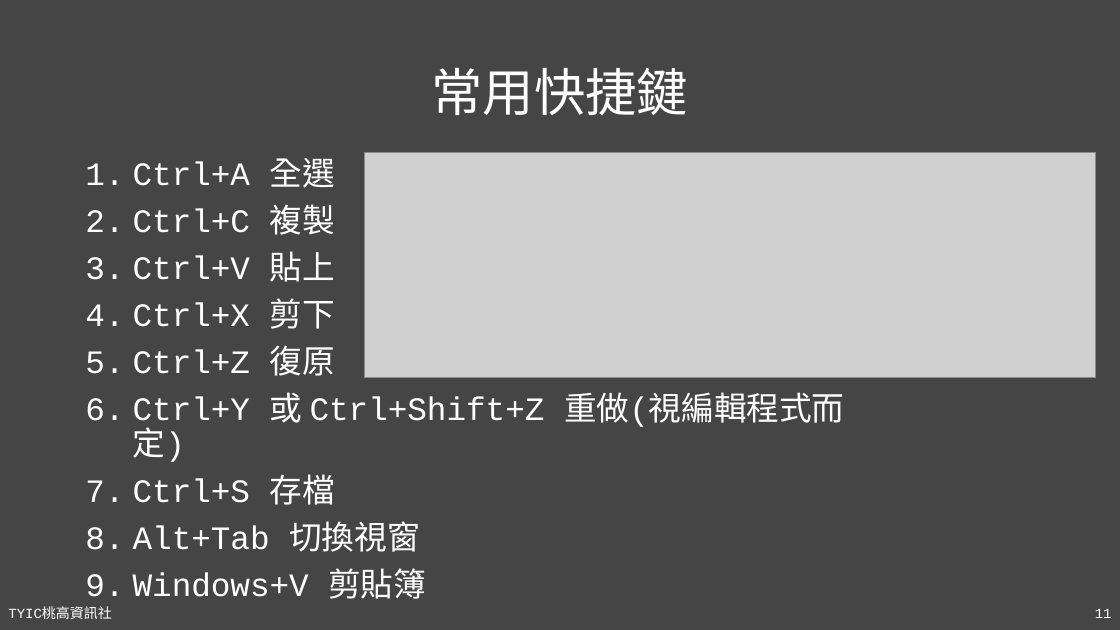
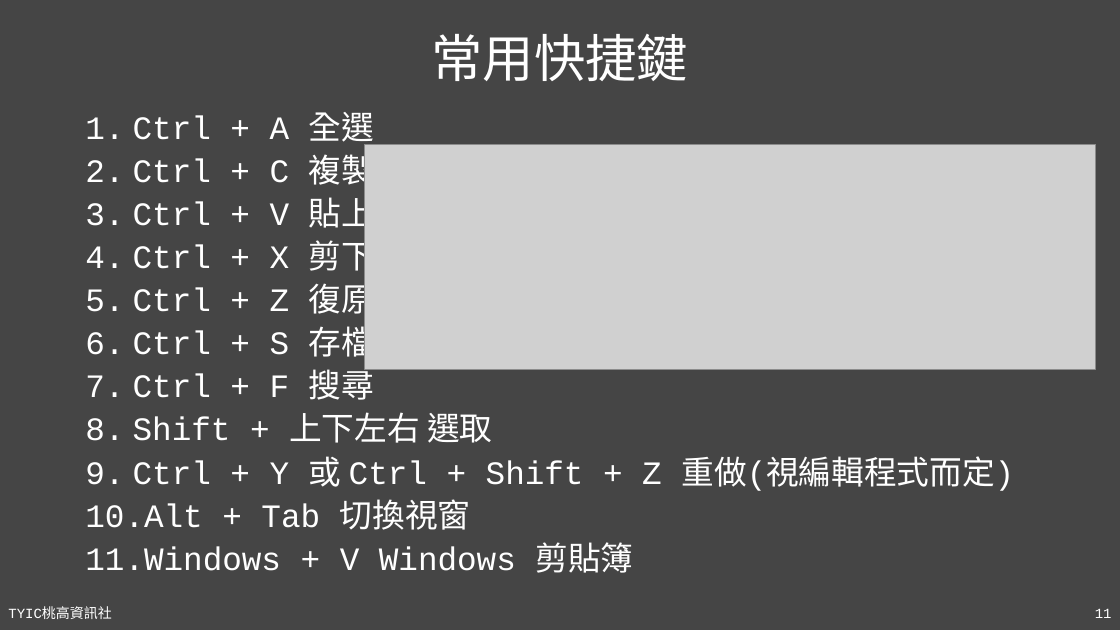
Before and after one commit to TYSHIC/slides, a slide deck: slide 11 of powerpoint/03_編輯器與第一個 Java 程式.pptx. Drawn at 1120x630 pixels with LibreOffice and Linux fonts; fonts in the diff are those of the drawing; grey boxes stand for pictures; background and template pictures are left out. Boxes give left, top, right and bottom in pixels: in the first picture for what was removed or moved away, otherwise in the second. Text is boxed around its words. In the diff, an @@ line names an element or a change of style, - is before the commit and + after.

```diff
--- a/powerpoint/03_編輯器與第一個 Java 程式.pptx
+++ b/powerpoint/03_編輯器與第一個 Java 程式.pptx
@@ title "常用快捷鍵": place and size @@
-title "常用快捷鍵" at <box>432,68,689,115</box>
+title "常用快捷鍵" at <box>432,34,689,81</box>
@@ text at <box>85,112,1015,573</box>: text changed @@
-1. Ctrl+A 全選
-2. Ctrl+C 複製
-3. Ctrl+V 貼上
-4. Ctrl+X 剪下
-5. Ctrl+Z 復原
-6. Ctrl+Y 或 Ctrl+Shift+Z 重做(視編輯程式而定)
-7. Ctrl+S 存檔
-8. Alt+Tab 切換視窗
-9. Windows+V 剪貼簿
+1. Ctrl + A 全選
+2. Ctrl + C 複製
+3. Ctrl + V 貼上
+4. Ctrl + X 剪下
+5. Ctrl + Z 復原
+6. Ctrl + S 存檔
+7. Ctrl + F 搜尋
+8. Shift + 上下左右 選取
+9. Ctrl + Y 或 Ctrl + Shift + Z 重做(視編輯程式而定)
+10. Alt + Tab 切換視窗
+11. Windows + V Windows 剪貼簿
@@ picture: place and size @@
-picture at <box>365,153,1096,378</box>
+picture at <box>365,144,1096,369</box>
```
Also in this commit, not shown: 1 other slide changed, 3 other files.
